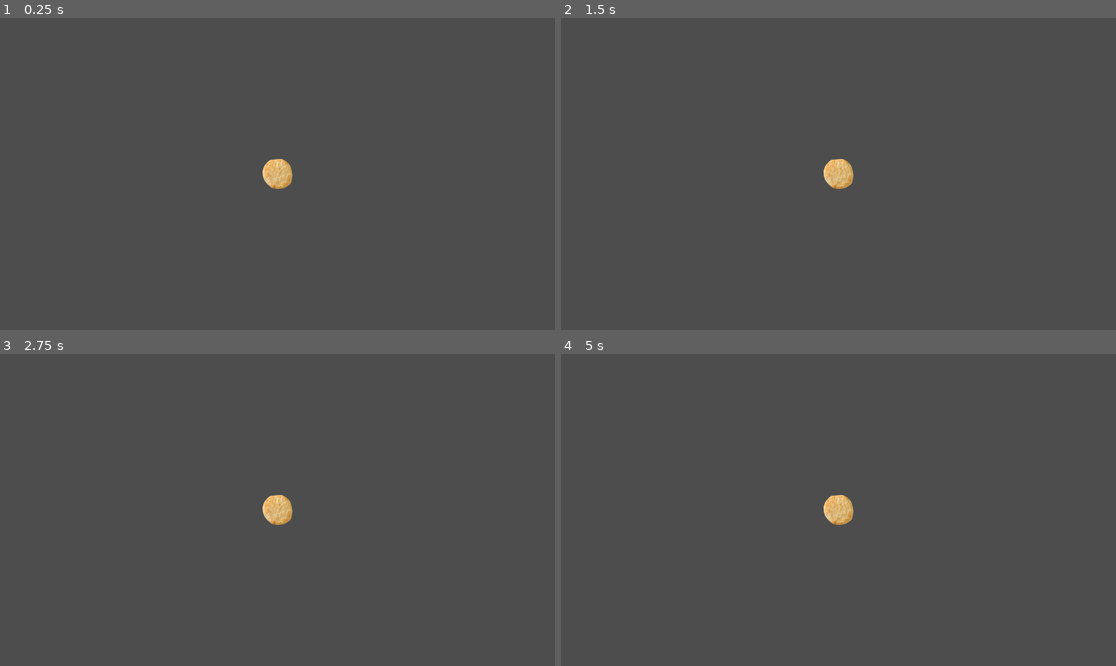
Above: before the commit, frames 1-4 (two rows, left to right).
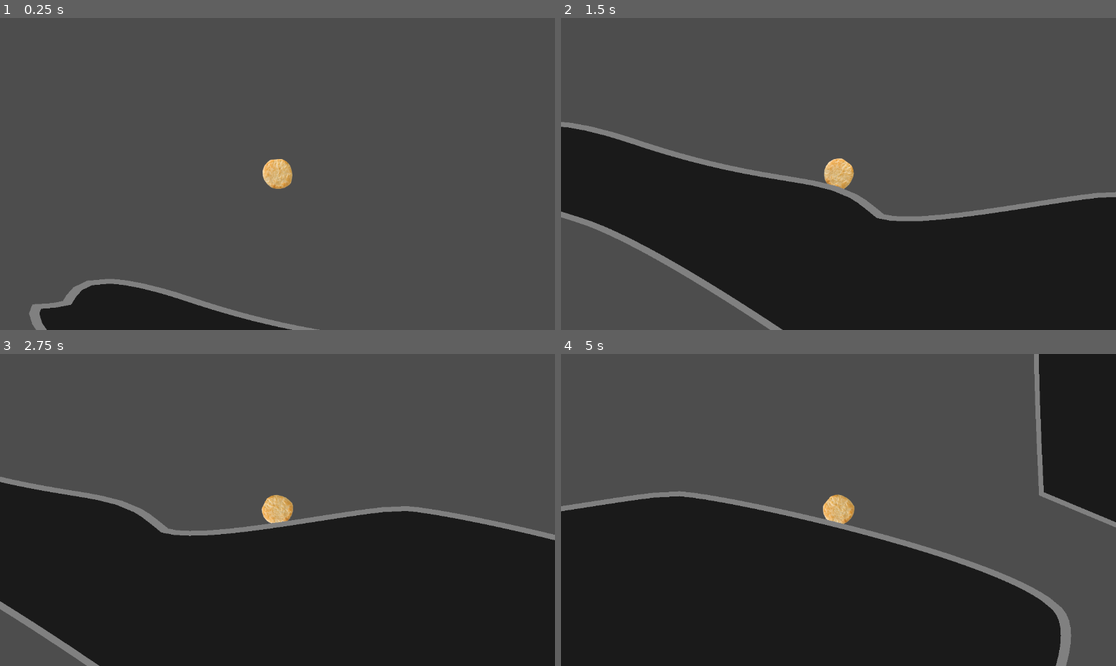
Above: after the commit, the same moments.

Repository: BVSokolov/BrackeysGameJam2025.2
Game: Godot game, scene res://src/scenes/SonicGreyBox.tscn
Same seed, same stepped clock (60 frames per second), same inputs: the game is played once before the commit and once after it. This scene is started directly instead of the project's main scene.
Inputs:
- Up to frame 1 (0.25 s): no input
- Up to frame 2 (1.5 s): hold Right (ui_right) 0.53-1.28 s; hold Left (ui_left) from 1.28 s (still down)
- Up to frame 3 (2.75 s): release Left (ui_left) at 2.03 s; hold Right (ui_right) from 2.03 s (still down)
- Up to frame 4 (5 s): release Right (ui_right) at 3.53 s; hold Left (ui_left) from 3.53 s (still down)

The runs differ from the first frame. In frame 1, 4.9% of the frame differs, in the area x 5-58%, y 83-100%; in frame 2, 41%; in frame 3, 48%, in the area x 0-100%, y 39-100%; in frame 4, 48%.

Commit message:
Initial implementation of curved terrain node

Diff:
--- a/project.godot
+++ b/project.godot
@@ -55,6 +55,11 @@
 "events": [Object(InputEventKey,"resource_local_to_scene":false,"resource_name":"","device":-1,"window_id":0,"alt_press …(192 unchanged characters)…
 ]
 }
+jump={
+"deadzone": 0.2,
+"events": [Object(InputEventKey,"resource_local_to_scene":false,"resource_name":"","device":-1,"window_id":0,"alt_pressed":false,"shift_pressed":false,"ctrl_pressed":false,"meta_pressed":false,"pressed":false,"keycode":0,"physical_keycode":32,"key_label":0,"unicode":32,"location":0,"echo":false,"script":null)
+]
+}
 
 [rendering]
 
--- /dev/null
+++ b/src/assets/images/test-level-edge.svg
@@ -0,0 +1,59 @@
+<?xml version="1.0" encoding="UTF-8" standalone="no"?>
+<!-- Created with Inkscape (http://www.inkscape.org/) -->
+
+<svg
+   width="192"
+   height="64"
+   viewBox="0 0 50.799999 16.933333"
+   version="1.1"
+   id="svg5"
+   inkscape:version="1.2.2 (b0a8486541, 2022-12-01)"
+   sodipodi:docname="test-level-edge.svg"
+   xmlns:inkscape="http://www.inkscape.org/namespaces/inkscape"
+   xmlns:sodipodi="http://sodipodi.sourceforge.net/DTD/sodipodi-0.dtd"
+   xmlns="http://www.w3.org/2000/svg"
+   xmlns:svg="http://www.w3.org/2000/svg">
+  <sodipodi:namedview
+     id="namedview7"
+     pagecolor="#ffffff"
+     bordercolor="#000000"
+     borderopacity="0.25"
+     inkscape:showpageshadow="2"
+     inkscape:pageopacity="0.0"
+     inkscape:pagecheckerboard="0"
+     inkscape:deskcolor="#d1d1d1"
+     inkscape:document-units="px"
+     showgrid="true"
+     inkscape:zoom="3.7043446"
+     inkscape:cx="164.40155"
+     inkscape:cy="36.443693"
+     inkscape:window-width="1920"
+     inkscape:window-height="1008"
+     inkscape:window-x="0"
+     inkscape:window-y="0"
+     inkscape:window-maximized="1"
+     inkscape:current-layer="layer1">
+    <inkscape:grid
+       type="xygrid"
+       id="grid256"
+       spacingx="2.1166666"
+       spacingy="2.1166666"
+       empspacing="8" />
+  </sodipodi:namedview>
+  <defs
+     id="defs2" />
+  <g
+     inkscape:label="Layer 1"
+     inkscape:groupmode="layer"
+     id="layer1">
+    <rect
+       style="fill:#808080;stroke-width:1.5875;paint-order:stroke fill markers"
+       id="rect360"
+       width="50.799999"
+       height="16.933332"
+       x="0"
+       y="0"
+       rx="0"
+       ry="0" />
+  </g>
+</svg>
--- /dev/null
+++ b/src/assets/images/test-level-terrain.svg
@@ -0,0 +1,57 @@
+<?xml version="1.0" encoding="UTF-8" standalone="no"?>
+<!-- Created with Inkscape (http://www.inkscape.org/) -->
+
+<svg
+   width="192"
+   height="192"
+   viewBox="0 0 50.799999 50.8"
+   version="1.1"
+   id="svg439"
+   inkscape:version="1.2.2 (b0a8486541, 2022-12-01)"
+   sodipodi:docname="test-level-terrain.svg"
+   xmlns:inkscape="http://www.inkscape.org/namespaces/inkscape"
+   xmlns:sodipodi="http://sodipodi.sourceforge.net/DTD/sodipodi-0.dtd"
+   xmlns="http://www.w3.org/2000/svg"
+   xmlns:svg="http://www.w3.org/2000/svg">
+  <sodipodi:namedview
+     id="namedview441"
+     pagecolor="#ffffff"
+     bordercolor="#000000"
+     borderopacity="0.25"
+     inkscape:showpageshadow="2"
+     inkscape:pageopacity="0.0"
+     inkscape:pagecheckerboard="true"
+     inkscape:deskcolor="#d1d1d1"
+     inkscape:document-units="mm"
+     showgrid="true"
+     inkscape:zoom="2.4107058"
+     inkscape:cx="58.489096"
+     inkscape:cy="81.718807"
+     inkscape:window-width="1434"
+     inkscape:window-height="748"
+     inkscape:window-x="270"
+     inkscape:window-y="57"
+     inkscape:window-maximized="0"
+     inkscape:current-layer="layer1">
+    <inkscape:grid
+       type="xygrid"
+       id="grid560"
+       spacingx="2.1166666"
+       spacingy="2.1166666"
+       empspacing="8" />
+  </sodipodi:namedview>
+  <defs
+     id="defs436" />
+  <g
+     inkscape:label="Layer 1"
+     inkscape:groupmode="layer"
+     id="layer1">
+    <rect
+       style="fill:#1a1a1a;stroke-width:1.5875;paint-order:stroke fill markers"
+       id="rect562"
+       width="50.799999"
+       height="50.799999"
+       x="0"
+       y="0" />
+  </g>
+</svg>
--- a/src/scenes/BounceGreyBox.tscn
+++ b/src/scenes/BounceGreyBox.tscn
@@ -16,7 +16,6 @@
 2:0/0 = 0
 2:0/0/physics_layer_1/polygon_0/points = PackedVector2Array(-32, -32, 32, -32, 32, 32, -32, 32)
 0:0/0 = 0
-0:0/0/terrain = 0
 0:0/0/physics_layer_0/polygon_0/points = PackedVector2Array(-32, -32, 32, -32, 32, 32, -32, 32)
 
 [sub_resource type="TileSet" id="TileSet_3jv21"]
--- /dev/null
+++ b/src/scenes/CurvedTerrainNode/CurvedTerrainNode.tscn
@@ -0,0 +1,9 @@
+[gd_scene load_steps=3 format=3 uid="uid://bpd2j578iktd1"]
+
+[ext_resource type="Script" uid="uid://brjaseygmtsb3" path="res://src/scenes/CurvedTerrainNode/curved_terrain_node.gd" id="1_lhlur"]
+
+[sub_resource type="Curve2D" id="Curve2D_1vdo5"]
+
+[node name="CurvedTerrainNode" type="Path2D"]
+curve = SubResource("Curve2D_1vdo5")
+script = ExtResource("1_lhlur")
--- /dev/null
+++ b/src/scenes/CurvedTerrainNode/curved_terrain_node.gd
@@ -0,0 +1,75 @@
+@tool # Run in the godot editor
+class_name CurvedTerrainNode
+extends Path2D
+
+
+@export var edgeTexture: Texture2D
+# Texture inside the terrain
+@export var centerTexture: Texture2D
+# show the visuals in the level without the collider getting in the way
+@export var visibleCollision: bool = true
+# Use linear texture filter NEAREST for pixel art
+@export var textureFilter: TextureFilter = CanvasItem.TEXTURE_FILTER_LINEAR
+@export var staticBodyCollisionLayer: int
+@export var staticBodyCollisionMask: int
+
+
+var polygon2d: Polygon2D # Visuals inside the terrain
+var line2d: Line2D # Visuals for the edge of the terrain
+var collisionPolygon2d: CollisionPolygon2D # collisions for the inside of the terrain
+
+func _ready() -> void:
+  # Programmatically derive the scene tree
+  polygon2d = Polygon2D.new()
+  polygon2d.texture_repeat = CanvasItem.TEXTURE_REPEAT_ENABLED
+  add_child(polygon2d)
+
+  line2d = Line2D.new()
+  line2d.texture_repeat = CanvasItem.TEXTURE_REPEAT_ENABLED
+  line2d.texture_mode = Line2D.LINE_TEXTURE_TILE
+
+  add_child(line2d)
+
+  var collisionStaticBody: StaticBody2D = StaticBody2D.new()
+  collisionStaticBody.collision_layer = staticBodyCollisionLayer
+  collisionStaticBody.collision_mask = staticBodyCollisionMask
+  add_child(collisionStaticBody)
+  collisionPolygon2d = CollisionPolygon2D.new()
+  collisionStaticBody.add_child(collisionPolygon2d)
+  texture_filter = textureFilter
+  _generate_terrain()
+
+func _process(dt: float) -> void:
+  # ONLY RUN IN THE EDITOR save performance
+  if not Engine.is_editor_hint():
+    set_process(false)
+    return
+  _generate_terrain()
+
+func _generate_terrain():
+  if !curve or curve.point_count == 0:
+    collisionPolygon2d.polygon = []
+    polygon2d.polygon = []
+    line2d.points = []
+    return
+
+  # store the points generated by the curve for both the points and collider
+  var points = curve.get_baked_points()
+  var colliderPoints = curve.get_baked_points()
+
+  # Workaround you effectively cannot join the start and endpoints of aline
+  # Instead overlapp the line where the joining would have occured
+  if points.size() > 1:
+    points.append(points[1])
+
+  polygon2d.polygon = points
+  polygon2d.texture = centerTexture
+
+  line2d.points = points
+  line2d.texture = edgeTexture
+
+  # In order to have a valid collider we need more than 2 points
+  if colliderPoints.size() > 2:
+    collisionPolygon2d.polygon = colliderPoints
+
+  collisionPolygon2d.visible = visibleCollision
--- a/src/scenes/Player/player.gd
+++ b/src/scenes/Player/player.gd
@@ -15,6 +15,7 @@
   if Input.is_action_pressed('ui_right'):
     force.x += 1
 
+
   if force.length() > 0:
     force = force.normalized() * forcePower
 
--- a/src/scenes/SonicGreyBox.tscn
+++ b/src/scenes/SonicGreyBox.tscn
@@ -1,8 +1,84 @@
-[gd_scene load_steps=2 format=3 uid="uid://i0rolxiohydi"]
+[gd_scene load_steps=8 format=3 uid="uid://i0rolxiohydi"]
 
 [ext_resource type="PackedScene" uid="uid://lcts66k4u6q4" path="res://src/scenes/Player/Player.tscn" id="1_0onui"]
+[ext_resource type="Script" uid="uid://brjaseygmtsb3" path="res://src/scenes/CurvedTerrainNode/curved_terrain_node.gd" id="2_o41vh"]
+[ext_resource type="Texture2D" uid="uid://bcwyuxh2xdpc2" path="res://src/assets/images/test-level-edge.svg" id="3_qi24e"]
+[ext_resource type="Texture2D" uid="uid://d05hkdbwq03n3" path="res://src/assets/images/test-level-terrain.svg" id="4_0vvis"]
+
+[sub_resource type="Curve2D" id="Curve2D_vt2wj"]
+bake_interval = 24.44
+_data = {
+"points": PackedVector2Array(-7.78123, -70.0311, 7.78123, 70.0311, 184, 186, -46.9525, -5.18749, 46.9525, 5.18749, 432.198, 159, -47.5517, -106.707, 47.5517, 106.707, 803.408, 398, 25.1727, 7.595, -25.1727, -7.595, 659.47, 966, 0, 0, 0, 0, 336.555, 808, 114.125, 70.0311, -114.125, -70.0311, -104, 211, -29.4742, -25.9374, 29.4742, 25.9374, -179.168, 63.3679, -142.656, -101.156, 142.656, 101.156, -47, 50, -41.7551, -75.2186, 41.7551, 75.2186, 184, 186)
+}
+point_count = 9
+
+[sub_resource type="Curve2D" id="Curve2D_qi24e"]
+bake_interval = 30.0
+_data = {
+"points": PackedVector2Array(0, 0, 0, 0, 1555, 146, 0, 0, 0, 0, 1737, 222, 0, 0, 0, 0, 1831, 354, 0, 0, 0, 0, 1844, 441, 0, 0, 0, 0, 1740, 683, 0, 0, 0, 0, 1574, 925, -182.28, -72.1525, 182.28, 72.1525, 1618, 1107, -163.198, -28.2459, 163.198, 28.2459, 2321, 1038, -15.6921, 109.845, 15.6921, -109.845, 2873, 683, -106.707, 21.969, 106.707, -21.969, 3124, 394, -12.5537, 84.7376, 12.5537, -84.7376, 3137, 37, 18.8306, 47.0764, -18.8306, -47.0764, 2826, -145, 150.645, 59.6302, -150.645, -59.6302, 1938, -265, 25.1074, -34.5227, -25.1074, 34.5227, 1554, -380, 0, 0, 0, 0, 1555, 146)
+}
+point_count = 15
+
+[sub_resource type="Curve2D" id="Curve2D_0vvis"]
+bake_interval = 20.0
+_data = {
+"points": PackedVector2Array(-100.43, 40.7996, 100.43, -40.7996, -305, 879, -78.4607, -94.1529, 78.4607, 94.1529, 572, 1285, -84.7376, 6.27686, 84.7376, -6.27686, 887, 1040, -100.43, -84.7376, 100.43, 84.7376, 1430, 1059, 178.89, -119.26, -178.89, 119.26, 1590, 1639, 134.952, 34.5227, -134.952, -34.5227, 93, 1733, -229.105, 100.43, 229.105, -100.43, -434, 963)
+}
+point_count = 7
 
 [node name="SonicGreyBox" type="Node2D"]
 
 [node name="Player" parent="." instance=ExtResource("1_0onui")]
 position = Vector2(56, -276)
+
+[node name="CurvedTerrainNode" type="Path2D" parent="."]
+texture_filter = 2
+position = Vector2(-30, -38)
+scale = Vector2(2.11201, 1)
+curve = SubResource("Curve2D_vt2wj")
+script = ExtResource("2_o41vh")
+edgeTexture = ExtResource("3_qi24e")
+centerTexture = ExtResource("4_0vvis")
+visibleCollision = false
+staticBodyCollisionLayer = 2
+staticBodyCollisionMask = 1
+metadata/_custom_type_script = "uid://brjaseygmtsb3"
+metadata/_edit_group_ = true
+
+[node name="CurvedTerrainNode2" type="Path2D" parent="."]
+texture_filter = 2
+position = Vector2(79, -25)
+curve = SubResource("Curve2D_qi24e")
+script = ExtResource("2_o41vh")
+edgeTexture = ExtResource("3_qi24e")
+centerTexture = ExtResource("4_0vvis")
+visibleCollision = false
+staticBodyCollisionLayer = 2
+staticBodyCollisionMask = 1
+metadata/_custom_type_script = "uid://brjaseygmtsb3"
+metadata/_edit_group_ = true
+
+[node name="CurvedTerrainNode3" type="Path2D" parent="."]
+texture_filter = 2
+position = Vector2(-23, 61)
+curve = SubResource("Curve2D_0vvis")
+script = ExtResource("2_o41vh")
+edgeTexture = ExtResource("3_qi24e")
+centerTexture = ExtResource("4_0vvis")
+visibleCollision = false
+staticBodyCollisionLayer = 2
+staticBodyCollisionMask = 1
+metadata/_custom_type_script = "uid://brjaseygmtsb3"
+
+[node name="CurvedTerrainNode4" type="Path2D" parent="."]
+texture_filter = 2
+position = Vector2(211, 1708)
+curve = SubResource("Curve2D_qi24e")
+script = ExtResource("2_o41vh")
+edgeTexture = ExtResource("3_qi24e")
+centerTexture = ExtResource("4_0vvis")
+visibleCollision = false
+staticBodyCollisionLayer = 2
+staticBodyCollisionMask = 1
+metadata/_custom_type_script = "uid://brjaseygmtsb3"
+metadata/_edit_group_ = true
Not shown, added: src/assets/images/test-level-edge.svg.import
Not shown, added: src/assets/images/test-level-terrain.svg.import
Not shown, added: src/scenes/CurvedTerrainNode/curved_terrain_node.gd.uid
